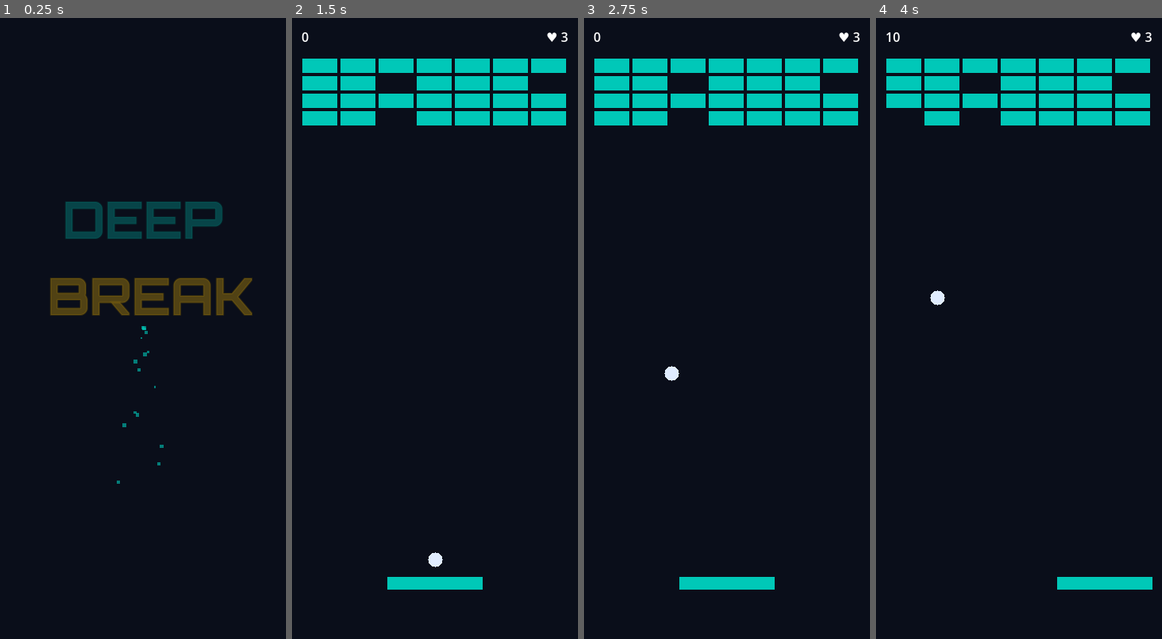
Above: before the commit, frames 1-4 (left to right).
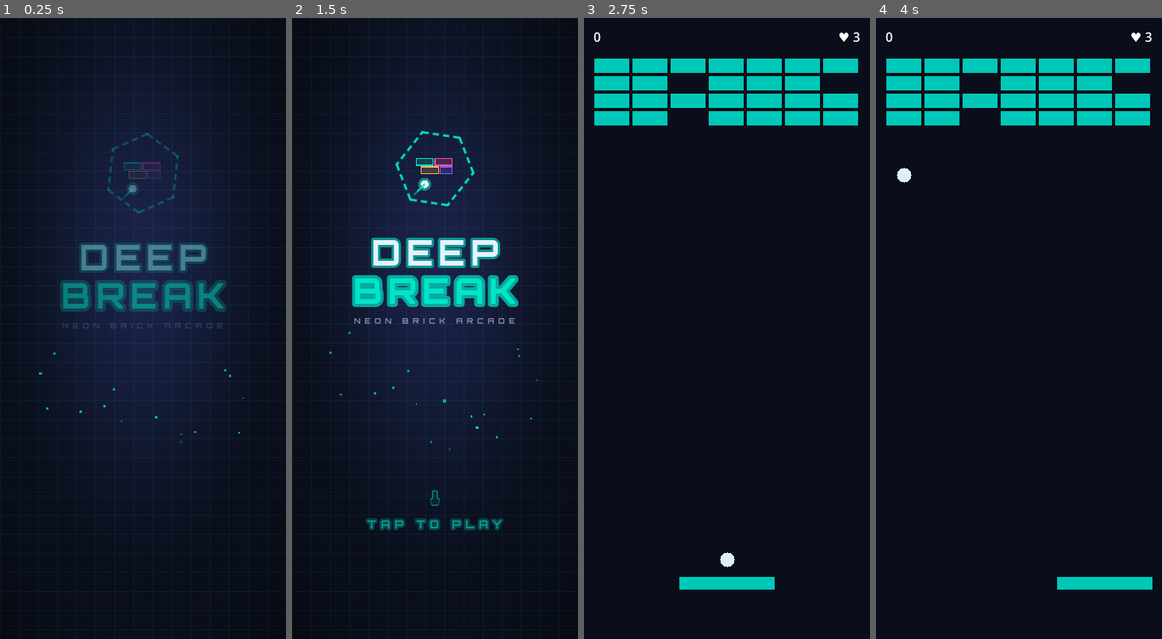
Above: after the commit, the same moments.

Repository: mustafa-elhelbawy/deep-break-game
Game: Godot game, scene res://scenes/main/Main.tscn
Two runs of this game, one before a commit and one after it. Both use one fixed random seed, a clock stepped at 60 frames per second and the inputs below.
Inputs (mouse positions are in pixels of both pictures, inside the frame that each line leads up to):
- Up to frame 1 (0.25 s): no input
- Up to frame 2 (1.5 s): move the mouse to (497, 297) at 0.52 s; click (497, 297) at 0.67 s; tap Enter at 1.25 s; drag from (377, 359) to (420, 452) at 1.27 s
- Up to frame 3 (2.75 s): tap Enter at 2 s; move the mouse to (755, 191) at 2.02 s; click (755, 191) at 2.17 s
- Up to frame 4 (4 s): drag from (1004, 452) to (933, 235) at 2.77 s; move the mouse to (1104, 421) at 3.52 s; click (1104, 421) at 3.67 s

The runs differ from the first frame. In frame 1, 24% of the frame differs, in the area x 13-89%, y 2-78%; in frame 2, 32%, in the area x 3-97%, y 2-93%; in frame 3, 0.2%; in frame 4, 0.5%.

Commit message:
Implement title screen new design.

Diff:
--- /dev/null
+++ b/assets/shaders/title_background.gdshader
@@ -0,0 +1,36 @@
+// title_background.gdshader
+// Layered background for the Title screen: radial gradient → grid lines →
+// scanlines → vignette. All drawn in one fragment pass to avoid extra
+// ColorRects.
+shader_type canvas_item;
+
+uniform vec4 color_inner : source_color = vec4(0.102, 0.133, 0.278, 1.0); // #1a2247
+uniform vec4 color_mid   : source_color = vec4(0.039, 0.055, 0.102, 1.0); // #0A0E1A
+uniform vec4 color_outer : source_color = vec4(0.024, 0.035, 0.071, 1.0); // #060912
+uniform vec4 grid_color  : source_color = vec4(0.0, 0.898, 0.784, 0.06);
+uniform vec2  rect_size      = vec2(360.0, 780.0);
+uniform float grid_size      : hint_range(8.0, 64.0) = 24.0;
+uniform float grid_thickness : hint_range(0.5, 3.0)  = 1.0;
+uniform float scanline_alpha : hint_range(0.0, 0.05) = 0.012;
+uniform float vignette_strength : hint_range(0.0, 1.0) = 0.5;
+uniform vec2  gradient_center = vec2(0.5, 0.4);
+
+void fragment() {
+	vec2 pixel = UV * rect_size;
+
+	float d = distance(UV, gradient_center);
+	vec3 col = mix(color_inner.rgb, color_mid.rgb,   smoothstep(0.0, 0.55, d));
+	col      = mix(col,             color_outer.rgb, smoothstep(0.55, 1.0, d));
+
+	vec2 g = mod(pixel, grid_size);
+	float grid_mask = max(step(g.x, grid_thickness), step(g.y, grid_thickness));
+	col = mix(col, col + grid_color.rgb, grid_mask * grid_color.a);
+
+	float scan = step(3.0, mod(pixel.y, 4.0));
+	col += grid_color.rgb * scan * scanline_alpha;
+
+	float v = smoothstep(0.5, 1.0, distance(UV, vec2(0.5, 0.5))) * vignette_strength;
+	col *= 1.0 - v;
+
+	COLOR = vec4(col, 1.0);
+}
--- a/scenes/main/Logo.tscn
+++ b/scenes/main/Logo.tscn
@@ -1,24 +1,40 @@
-[gd_scene load_steps=9 format=3]
+[gd_scene load_steps=12 format=3]
 
 [ext_resource type="FontFile" path="res://assets/fonts/Orbitron-Bold.ttf" id="font"]
+[ext_resource type="PackedScene" path="res://scenes/main/LogoGlyph.tscn" id="glyph"]
+
+[sub_resource type="FontVariation" id="font_title"]
+base_font = ExtResource("font")
+spacing_glyph = 7
+
+[sub_resource type="FontVariation" id="font_subtitle"]
+base_font = ExtResource("font")
+spacing_glyph = 5
 
 [sub_resource type="LabelSettings" id="deep_label_settings"]
-font = ExtResource("font")
-font_size = 64
-font_color = Color(0, 0.784, 0.722, 1)
-outline_size = 4
-outline_color = Color(0, 0.302, 0.278, 1)
+font = SubResource("font_title")
+font_size = 44
+font_color = Color(0.902, 0.945, 1.0, 1)
+shadow_size = 12
+shadow_color = Color(0.0, 0.898, 0.784, 0.6)
+shadow_offset = Vector2(0, 0)
 
 [sub_resource type="LabelSettings" id="break_label_settings"]
-font = ExtResource("font")
-font_size = 64
-font_color = Color(1, 0.757, 0.027, 1)
-outline_size = 4
-outline_color = Color(0.478, 0.361, 0, 1)
+font = SubResource("font_title")
+font_size = 44
+font_color = Color(0.0, 0.898, 0.784, 1)
+shadow_size = 16
+shadow_color = Color(0.0, 0.898, 0.784, 0.7)
+shadow_offset = Vector2(0, 0)
+
+[sub_resource type="LabelSettings" id="subtitle_label_settings"]
+font = SubResource("font_subtitle")
+font_size = 10
+font_color = Color(0.482, 0.541, 0.686, 1)
 
 [sub_resource type="Animation" id="float_anim"]
 resource_name = "float"
-length = 3.0
+length = 3.2
 loop_mode = 1
 tracks/0/type = "value"
 tracks/0/imported = false
@@ -27,10 +43,10 @@
 tracks/0/interp = 2
 tracks/0/loop_wrap = true
 tracks/0/keys = {
-"times": PackedFloat32Array(0, 1.5, 3),
+"times": PackedFloat32Array(0, 1.6, 3.2),
 "transitions": PackedFloat32Array(2, 2, 2),
 "update": 0,
-"values": [Vector2(180, 300), Vector2(180, 308), Vector2(180, 300)]
+"values": [Vector2(180, 250), Vector2(180, 244), Vector2(180, 250)]
 }
 
 [sub_resource type="AnimationLibrary" id="anim_library"]
@@ -39,13 +55,16 @@
 }
 
 [node name="Logo" type="Node2D"]
-position = Vector2(180, 300)
+position = Vector2(180, 250)
+
+[node name="Glyph" parent="." instance=ExtResource("glyph")]
+position = Vector2(0, -55)
 
 [node name="DeepLabel" type="Label" parent="."]
-offset_left = -120.0
-offset_top = -88.0
-offset_right = 120.0
-offset_bottom = -8.0
+offset_left = -140.0
+offset_top = 22.0
+offset_right = 140.0
+offset_bottom = 70.0
 mouse_filter = 2
 text = "DEEP"
 label_settings = SubResource("deep_label_settings")
@@ -53,13 +72,24 @@
 vertical_alignment = 1
 
 [node name="BreakLabel" type="Label" parent="."]
-offset_left = -120.0
-offset_top = 8.0
-offset_right = 120.0
-offset_bottom = 88.0
+offset_left = -140.0
+offset_top = 70.0
+offset_right = 140.0
+offset_bottom = 118.0
 mouse_filter = 2
 text = "BREAK"
 label_settings = SubResource("break_label_settings")
+horizontal_alignment = 1
+vertical_alignment = 1
+
+[node name="SubtitleLabel" type="Label" parent="."]
+offset_left = -160.0
+offset_top = 128.0
+offset_right = 160.0
+offset_bottom = 144.0
+mouse_filter = 2
+text = "NEON BRICK ARCADE"
+label_settings = SubResource("subtitle_label_settings")
 horizontal_alignment = 1
 vertical_alignment = 1
 
--- /dev/null
+++ b/scenes/main/LogoGlyph.gd
@@ -0,0 +1,44 @@
+# LogoGlyph.gd
+# Custom-drawn title-screen emblem: a slowly rotating dashed hexagon ring
+# (drawn by the Ring child) wrapping a stack of multi-colour brick outlines
+# and a glowing ball with a short trail (drawn here). No images required.
+extends Node2D
+
+@export var size: float = 108.0
+
+const BRICK_TEAL    := Color(0.0, 0.898, 0.784)    # #00E5C8
+const BRICK_MAGENTA := Color(1.0, 0.310, 0.659)    # #FF4FA8
+const BRICK_AMBER   := Color(1.0, 0.706, 0.329)    # #FFB454
+const BRICK_VIOLET  := Color(0.545, 0.361, 0.965)  # #8B5CF6
+const BALL_CORE     := Color(1.0, 1.0, 1.0)
+const BALL_GLOW     := Color(0.0, 0.898, 0.784, 0.55)
+const TRAIL_COLOR   := Color(0.0, 0.898, 0.784)
+
+func _draw() -> void:
+	# Source viewBox is 100×100 centered on (50,50); recenter to (0,0) and
+	# scale so the glyph spans `size` × `size`.
+	var s: float = size / 100.0
+
+	var bricks := [
+		[Vector2(28, 38), Vector2(20, 8), BRICK_TEAL],
+		[Vector2(50, 38), Vector2(20, 8), BRICK_MAGENTA],
+		[Vector2(34, 48), Vector2(20, 8), BRICK_AMBER],
+		[Vector2(56, 48), Vector2(14, 8), BRICK_VIOLET],
+	]
+	for b in bricks:
+		var pos:    Vector2 = (b[0] - Vector2(50, 50)) * s
+		var dim:    Vector2 = b[1] * s
+		var stroke: Color   = b[2]
+		var fill:   Color   = Color(stroke.r, stroke.g, stroke.b, 0.18)
+		var rect := Rect2(pos, dim)
+		draw_rect(rect, fill, true)
+		draw_rect(rect, stroke, false, 1.2 * s)
+
+	var ball_center: Vector2 = (Vector2(38, 68) - Vector2(50, 50)) * s
+	draw_circle(ball_center, 7.5 * s, BALL_GLOW)
+	draw_circle(ball_center, 4.5 * s, BALL_CORE)
+
+	var trail_a: Vector2 = (Vector2(26, 80) - Vector2(50, 50)) * s
+	var trail_b: Vector2 = (Vector2(30, 76) - Vector2(50, 50)) * s
+	draw_line(ball_center, trail_a, Color(TRAIL_COLOR, 0.5), 1.0 * s, true)
+	draw_line(ball_center, trail_b, Color(TRAIL_COLOR, 0.8), 1.0 * s, true)
--- /dev/null
+++ b/scenes/main/LogoGlyph.tscn
@@ -0,0 +1,38 @@
+[gd_scene load_steps=5 format=3]
+
+[ext_resource type="Script" path="res://scenes/main/LogoGlyph.gd" id="script"]
+[ext_resource type="Script" path="res://scenes/main/LogoRing.gd" id="ring_script"]
+
+[sub_resource type="Animation" id="ring_rotate_anim"]
+resource_name = "ring_rotate"
+length = 14.0
+loop_mode = 1
+tracks/0/type = "value"
+tracks/0/imported = false
+tracks/0/enabled = true
+tracks/0/path = NodePath("Ring:rotation")
+tracks/0/interp = 1
+tracks/0/loop_wrap = true
+tracks/0/keys = {
+"times": PackedFloat32Array(0, 14),
+"transitions": PackedFloat32Array(1, 1),
+"update": 0,
+"values": [0.0, 6.2831855]
+}
+
+[sub_resource type="AnimationLibrary" id="anim_library"]
+_data = {
+"ring_rotate": SubResource("ring_rotate_anim")
+}
+
+[node name="LogoGlyph" type="Node2D"]
+script = ExtResource("script")
+
+[node name="Ring" type="Node2D" parent="."]
+script = ExtResource("ring_script")
+
+[node name="AnimationPlayer" type="AnimationPlayer" parent="."]
+autoplay = "ring_rotate"
+libraries = {
+"": SubResource("anim_library")
+}
--- /dev/null
+++ b/scenes/main/LogoRing.gd
@@ -0,0 +1,24 @@
+# LogoRing.gd
+# Draws a dashed hexagonal outline that the AnimationPlayer rotates.
+# Placed on its own node so rotation does not affect the inner artwork
+# (bricks/ball) drawn by LogoGlyph.gd on the parent.
+extends Node2D
+
+@export var size: float = 108.0
+
+const RING_COLOR := Color(0.0, 0.898, 0.784, 0.95)  # #00E5C8
+
+func _draw() -> void:
+	var s: float = size / 100.0
+	var verts := [
+		Vector2(50,  4), Vector2(88, 26), Vector2(88, 74),
+		Vector2(50, 96), Vector2(12, 74), Vector2(12, 26),
+	]
+	var local: Array[Vector2] = []
+	for v in verts:
+		local.append((v - Vector2(50, 50)) * s)
+	var n := local.size()
+	for i in n:
+		var a: Vector2 = local[i]
+		var b: Vector2 = local[(i + 1) % n]
+		draw_dashed_line(a, b, RING_COLOR, 1.5 * s, 6.0 * s, true, true)
--- a/scenes/main/Title.gd
+++ b/scenes/main/Title.gd
@@ -7,12 +7,12 @@
 extends Node2D
 
 @onready var _anim: AnimationPlayer = $AnimationPlayer
-@onready var _tap_label: Label      = $TapLabel
+@onready var _tap_hint: Node2D      = $TapHint
 
 func _ready() -> void:
-	# Hide tap label until entrance completes so it fades in last.
-	# [JS equiv]  this._tapLabel.style.opacity = '0'
-	_tap_label.modulate.a = 0.0
+	# Hide tap hint until entrance completes so it fades in last.
+	# [JS equiv]  this._tapHint.style.opacity = '0'
+	_tap_hint.modulate.a = 0.0
 	_anim.play("entrance")
 	# Chain into tap_pulse once entrance finishes.
 	# [GDScript] Inline Callable (lambda) — like an arrow fn in JS.
--- a/scenes/main/Title.tscn
+++ b/scenes/main/Title.tscn
@@ -1,26 +1,59 @@
-[gd_scene load_steps=11 format=3]
+[gd_scene load_steps=13 format=3]
 
 [ext_resource type="Script" path="res://scenes/main/Title.gd" id="script"]
 [ext_resource type="PackedScene" path="res://scenes/main/Logo.tscn" id="logo"]
 [ext_resource type="FontFile" path="res://assets/fonts/Orbitron-Bold.ttf" id="font"]
+[ext_resource type="Shader" path="res://assets/shaders/title_background.gdshader" id="bg_shader"]
+
+[sub_resource type="ShaderMaterial" id="bg_material"]
+shader = ExtResource("bg_shader")
+shader_parameter/color_inner = Color(0.102, 0.133, 0.278, 1)
+shader_parameter/color_mid   = Color(0.039, 0.055, 0.102, 1)
+shader_parameter/color_outer = Color(0.024, 0.035, 0.071, 1)
+shader_parameter/grid_color  = Color(0.0, 0.898, 0.784, 0.06)
+shader_parameter/rect_size       = Vector2(360, 780)
+shader_parameter/grid_size       = 24.0
+shader_parameter/grid_thickness  = 1.0
+shader_parameter/scanline_alpha  = 0.012
+shader_parameter/vignette_strength = 0.5
+shader_parameter/gradient_center = Vector2(0.5, 0.4)
+
+[sub_resource type="FontVariation" id="font_tap"]
+base_font = ExtResource("font")
+spacing_glyph = 6
 
 [sub_resource type="LabelSettings" id="tap_label_settings"]
-font = ExtResource("font")
-font_size = 22
-font_color = Color(0.533, 0.867, 0.8, 1)
+font = SubResource("font_tap")
+font_size = 14
+font_color = Color(0.0, 0.898, 0.784, 1)
+shadow_size = 10
+shadow_color = Color(0.0, 0.898, 0.784, 0.6)
+shadow_offset = Vector2(0, 0)
+
+[sub_resource type="Gradient" id="particle_gradient"]
+offsets = PackedFloat32Array(0, 0.15, 0.85, 1)
+colors = PackedColorArray(0, 0.898, 0.784, 0, 0, 0.898, 0.784, 0.9, 0, 0.898, 0.784, 0.5, 0, 0.898, 0.784, 0)
+
+[sub_resource type="GradientTexture1D" id="particle_gradient_tex"]
+gradient = SubResource("particle_gradient")
 
 [sub_resource type="ParticleProcessMaterial" id="particle_material"]
 direction = Vector3(0, -1, 0)
-spread = 30.0
-initial_velocity_min = 10.0
-initial_velocity_max = 30.0
-color = Color(0, 0.784, 0.722, 0.6)
-scale_min = 2.0
-scale_max = 5.0
+spread = 18.0
+initial_velocity_min = 14.0
+initial_velocity_max = 26.0
+gravity = Vector3(0, -2, 0)
+damping_min = 0.4
+damping_max = 0.8
+scale_min = 1.5
+scale_max = 3.5
+color_ramp = SubResource("particle_gradient_tex")
+emission_shape = 3
+emission_box_extents = Vector3(140, 8, 0)
 
 [sub_resource type="Animation" id="entrance_anim"]
 resource_name = "entrance"
-length = 1.2
+length = 1.4
 loop_mode = 0
 tracks/0/type = "value"
 tracks/0/imported = false
@@ -29,7 +62,7 @@
 tracks/0/interp = 1
 tracks/0/loop_wrap = false
 tracks/0/keys = {
-"times": PackedFloat32Array(0, 0.8),
+"times": PackedFloat32Array(0, 0.9),
 "transitions": PackedFloat32Array(1, 1),
 "update": 0,
 "values": [0.0, 1.0]
@@ -37,11 +70,11 @@
 tracks/1/type = "value"
 tracks/1/imported = false
 tracks/1/enabled = true
-tracks/1/path = NodePath("TapLabel:modulate:a")
+tracks/1/path = NodePath("TapHint:modulate:a")
 tracks/1/interp = 1
 tracks/1/loop_wrap = false
 tracks/1/keys = {
-"times": PackedFloat32Array(0.6, 1.2),
+"times": PackedFloat32Array(0.7, 1.4),
 "transitions": PackedFloat32Array(1, 1),
 "update": 0,
 "values": [0.0, 1.0]
@@ -49,19 +82,19 @@
 
 [sub_resource type="Animation" id="tap_pulse_anim"]
 resource_name = "tap_pulse"
-length = 1.4
+length = 1.6
 loop_mode = 1
 tracks/0/type = "value"
 tracks/0/imported = false
 tracks/0/enabled = true
-tracks/0/path = NodePath("TapLabel:modulate:a")
+tracks/0/path = NodePath("TapHint:modulate:a")
 tracks/0/interp = 2
 tracks/0/loop_wrap = true
 tracks/0/keys = {
-"times": PackedFloat32Array(0, 0.7, 1.4),
+"times": PackedFloat32Array(0, 0.8, 1.6),
 "transitions": PackedFloat32Array(2, 2, 2),
 "update": 0,
-"values": [1.0, 0.3, 1.0]
+"values": [0.4, 1.0, 0.4]
 }
 
 [sub_resource type="AnimationLibrary" id="anim_library"]
@@ -74,33 +107,52 @@
 script = ExtResource("script")
 
 [node name="Background" type="ColorRect" parent="."]
+material = SubResource("bg_material")
 mouse_filter = 2
-position = Vector2(0, 0)
-size = Vector2(360, 780)
+offset_right = 360.0
+offset_bottom = 780.0
 color = Color(0.039, 0.055, 0.102, 1)
 
+[node name="Particles" type="GPUParticles2D" parent="."]
+position = Vector2(180, 540)
+amount = 22
+lifetime = 6.0
+preprocess = 4.0
+speed_scale = 0.7
+randomness = 1.0
+process_material = SubResource("particle_material")
+
 [node name="Logo" parent="." instance=ExtResource("logo")]
-position = Vector2(0, 0)
 modulate = Color(1, 1, 1, 0)
 
-[node name="Particles" type="GPUParticles2D" parent="."]
-position = Vector2(180, 390)
-amount = 30
-lifetime = 4.0
-preprocess = 2.0
-process_material = SubResource("particle_material")
+[node name="TapHint" type="Node2D" parent="."]
+position = Vector2(180, 620)
+modulate = Color(1, 1, 1, 0)
 
-[node name="TapLabel" type="Label" parent="."]
-offset_left = 80.0
-offset_top = 587.0
-offset_right = 280.0
-offset_bottom = 613.0
+[node name="TapIcon" type="Polygon2D" parent="TapHint"]
+position = Vector2(0, -16)
+color = Color(0.0, 0.898, 0.784, 0.18)
+polygon = PackedVector2Array(-3, -10, 3, -10, 3, 0, 6, 0, 4, 8, -4, 8, -6, 0, -3, 0)
+
+[node name="TapIconOutline" type="Line2D" parent="TapHint"]
+position = Vector2(0, -16)
+points = PackedVector2Array(-3, -10, 3, -10, 3, 0, 6, 0, 4, 8, -4, 8, -6, 0, -3, 0, -3, -10)
+width = 1.2
+default_color = Color(0.0, 0.898, 0.784, 1)
+joint_mode = 2
+end_cap_mode = 2
+begin_cap_mode = 2
+
+[node name="TapLabel" type="Label" parent="TapHint"]
+offset_left = -120.0
+offset_top = 6.0
+offset_right = 120.0
+offset_bottom = 26.0
 mouse_filter = 2
 text = "TAP TO PLAY"
 label_settings = SubResource("tap_label_settings")
 horizontal_alignment = 1
 vertical_alignment = 1
-modulate = Color(1, 1, 1, 0)
 
 [node name="AnimationPlayer" type="AnimationPlayer" parent="."]
 libraries = {
Not shown, added: assets/shaders/title_background.gdshader.uid
Not shown, added: scenes/main/LogoGlyph.gd.uid
Not shown, added: scenes/main/LogoRing.gd.uid
